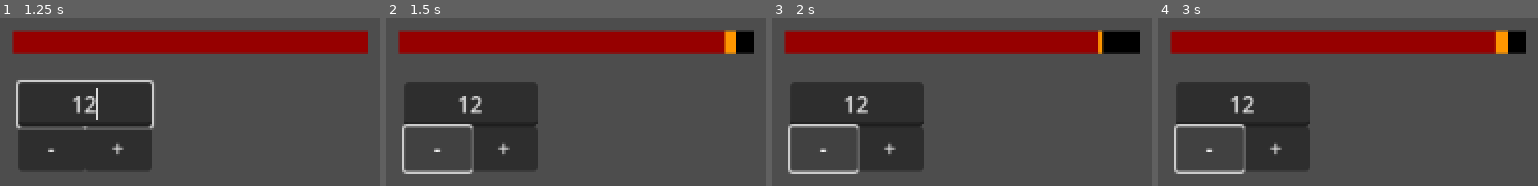
Above: before the commit, frames 1-4 (left to right).
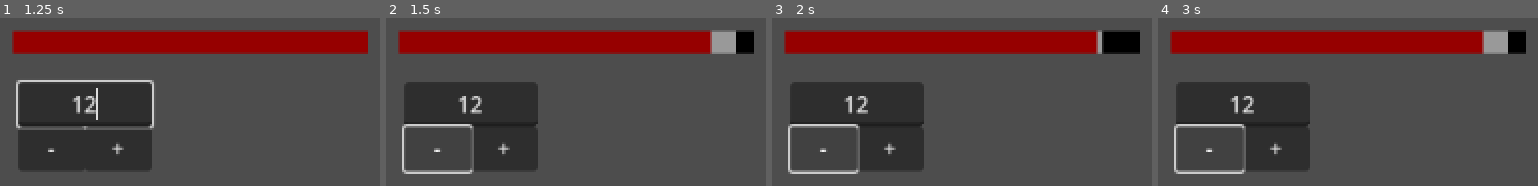
Above: after the commit, the same moments.

Repository: Xanmal877/The-Runic-Isles-MVM-28
Game: Godot game, scene res://scenes/test.tscn
Same seed, same stepped clock (60 frames per second), same inputs: the game is played once before the commit and once after it.
Inputs (mouse positions are in pixels of both pictures, inside the frame that each line leads up to):
- Up to frame 1 (1.25 s): click (83, 105) at 0.52 s; type "12" at 0.6 s
- Up to frame 2 (1.5 s): click "-" at 1.25 s
- Up to frame 3 (2 s): no input
- Up to frame 4 (3 s): click "+" at 2 s; click "-" at 2.75 s

Frame 1 is identical in both runs. In frame 2, 1.0% of the frame differs, in the area x 85-93%, y 7-22%; in frame 3, 0.3%; in frame 4, 1.0%.

Commit message:
finalized

Diff:
--- a/resources/new_style_box_flat.tres
+++ /dev/null
@@ -1,4 +0,0 @@
-[gd_resource type="StyleBoxFlat" format=3 uid="uid://cyf3o0g2f062x"]
-
-[resource]
-bg_color = Color(0, 0.588235, 0, 1)
--- a/scenes/health_bar.tscn
+++ b/scenes/health_bar.tscn
@@ -23,6 +23,7 @@
 offset_bottom = 16.0
 theme_override_styles/background = SubResource("StyleBoxEmpty_2ifsf")
 theme_override_styles/fill = SubResource("StyleBoxFlat_bedib")
+step = 0.0
 value = 100.0
 show_percentage = false
 
@@ -32,5 +33,6 @@
 offset_bottom = 16.0
 theme_override_styles/background = SubResource("StyleBoxFlat_lfdnc")
 theme_override_styles/fill = SubResource("StyleBoxFlat_rl3pq")
+step = 0.0
 value = 100.0
 show_percentage = false
--- a/scripts/health_bar.gd
+++ b/scripts/health_bar.gd
@@ -1,4 +1,5 @@
 extends Node2D
+
 
 @onready var parent: Object = get_parent()
 @onready var parent_health_ratio: float = parent.health / parent.max_health
@@ -9,24 +10,45 @@
 	positive_alteration()
 	negative_health_change()
 	negative_alteration()
+	update_max_health()
 
 
 func positive_health_change() -> void:
-	if parent.health > $HealthBar.value:
+	if $HealthBar.value < parent.health:
 		$HealthBar.value = lerp($HealthBar.value, parent.health, 0.05)
 
+
 func positive_alteration() -> void:
-	if parent.health > $AlterationBar.value:
-		$AlterationBar.value = lerp($AlterationBar.value, parent.health, 0.1)
-		$AlterationBar.get("theme_override_styles/fill").bg_color = Color8(0, 150, 0)
+	if $AlterationBar.value < parent.health:
+		$AlterationBar.value = lerp($AlterationBar.value, parent.health, 0.5)
 
 
 func negative_health_change() -> void:
 	if parent.health < $HealthBar.value:
-		$HealthBar.value = lerp($HealthBar.value, parent.health, 0.1)
+		$HealthBar.value = lerp($HealthBar.value, parent.health, 0.5)
 
 
 func negative_alteration() -> void:
 	if parent.health < $AlterationBar.value:
 		$AlterationBar.value = lerp($AlterationBar.value, parent.health, 0.05)
+
+
+func alteration_color_switch() -> void:
+	if parent.health < $AlterationBar.value:
 		$AlterationBar.get("theme_override_styles/fill").bg_color = Color8(255, 150, 0)
+
+	if $AlterationBar.value < parent.health:
+		$AlterationBar.get("theme_override_styles/fill").bg_color = Color8(0, 150, 0)
+
+
+func update_max_health() -> void:
+	$HealthBar.max_value = parent.max_health
+	$AlterationBar.max_value = parent.max_health
+
+
+func debug() -> void:
+	print(
+		"PH[" + str(parent.health) + "]"
+		+ " HB[" + str($HealthBar.value) + "]"
+		+ " AB[" + str($AlterationBar.value) +"]"
+	)
